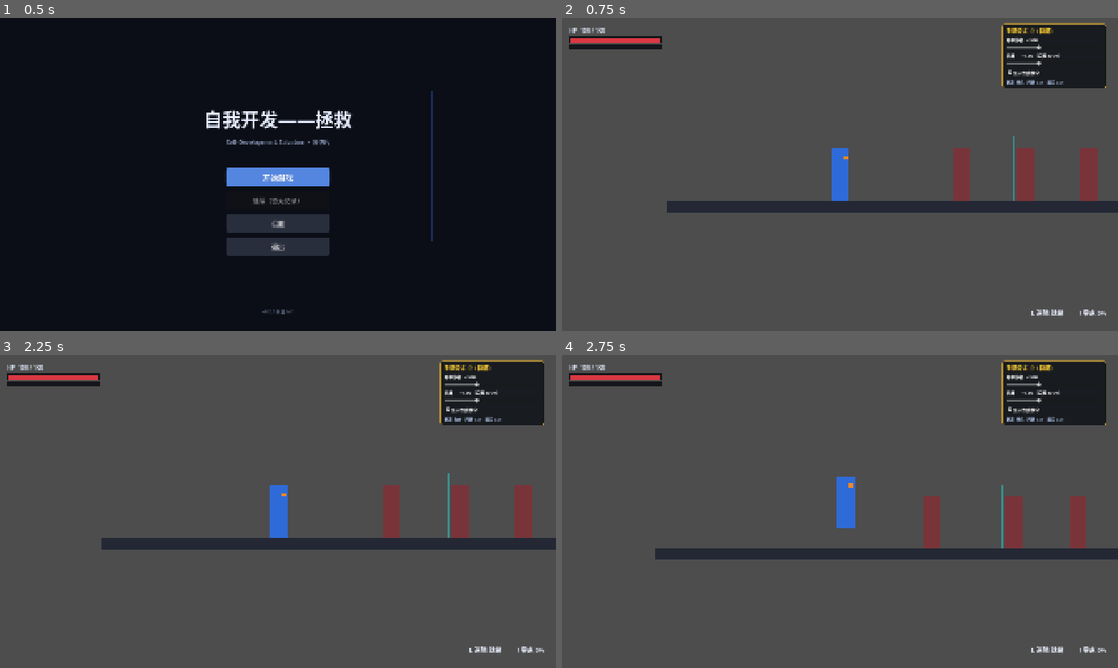
Above: before the commit, frames 1-4 (two rows, left to right).
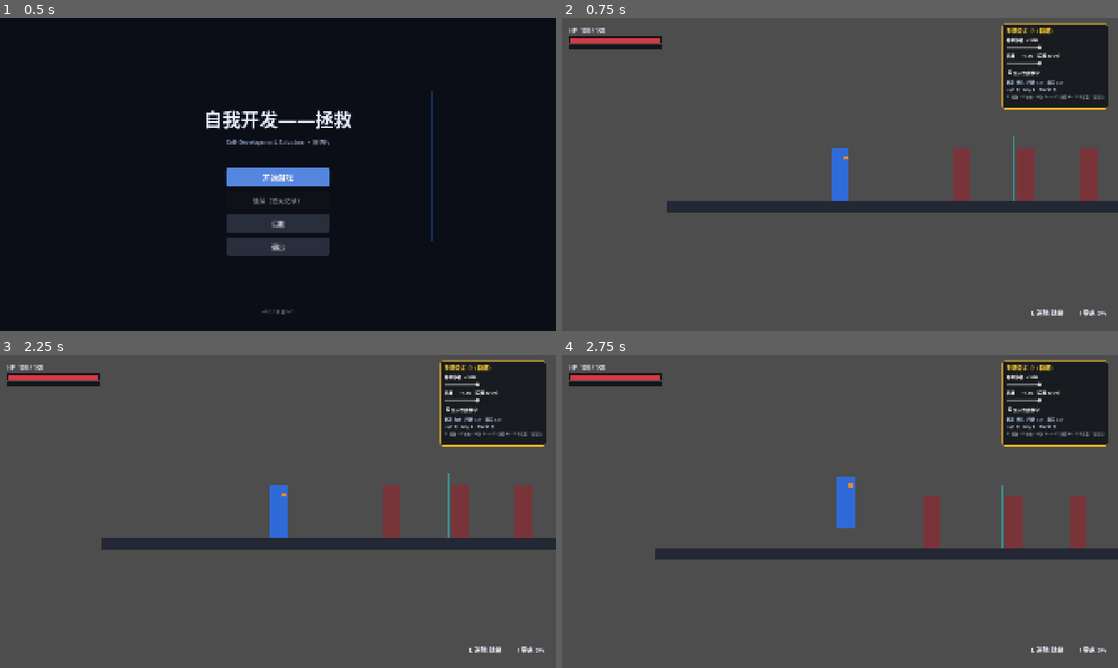
Above: after the commit, the same moments.

Repository: e-fity/self-development-salvation
Game: Godot game, scene res://scenes/ui/title.tscn
Two runs of this game, one before a commit and one after it. Both use one fixed random seed, a clock stepped at 60 frames per second and the inputs below.
Inputs (mouse positions are in pixels of both pictures, inside the frame that each line leads up to):
- Up to frame 1 (0.5 s): no input
- Up to frame 2 (0.75 s): click "开始游戏" at 0.5 s
- Up to frame 3 (2.25 s): click "显示伤害数字" at 1.25 s; tap Enter (ui_accept) at 2 s; move the mouse to (400, 495) at 2.02 s; hold D (move_right) from 2.03 s (still down); click (400, 495) at 2.1 s
- Up to frame 4 (2.75 s): keep holding D (move_right); tap Space (jump) at 2.27, 2.57 s; tap Shift (dodge) at 2.3 s

Frame 1 is identical in both runs. In frame 2, 1.3% of the frame differs, in the area x 79-99%, y 1-30%; in frame 3, 1.3%; in frame 4, 1.3%.

Commit message:
feat(debug): 增加 F2-F6 调试键、控制台与 0.15s 输入缓冲
新增 Debug 单例（无敌/冻结/判定盒、god/kill/warp 等命令），
调试面板接入 F2-F6 与反引号控制台；攻击缓冲改为 PRD 的 0.15s 窗口；
新增 docs/验收清单.md 把 PRD 10 条验收翻成可执行步骤。
冒烟 89 -> 106 条，check.py --godot 15/15。

Diff:
--- /dev/null
+++ b/game/autoload/debug_tools.gd
@@ -0,0 +1,113 @@
+extends Node
+## 调试开关（灰盒期专用）：只影响可玩性与显示，不写存档、不进评分
+## 快捷键 F2–F6 与控制台在 scenes/ui/debug_panel.gd 里绑定；命令解析也在这里，方便冒烟测试
+
+var invincible := false       # F2：玩家不掉血（仍会播受击表现？不会，直接忽略）
+var freeze_ai := false        # F5：木桩与 Boss 停止出招/移动
+var hitboxes_visible := false # F6：显示引擎碰撞形状（SceneTree.debug_collisions_hint）
+
+
+## 测试与重开时回到默认值
+func reset() -> void:
+	invincible = false
+	freeze_ai = false
+	set_hitboxes(false)
+
+
+func toggle_invincible() -> String:
+	invincible = not invincible
+	return "无敌：%s" % ("开" if invincible else "关")
+
+
+func toggle_freeze_ai() -> String:
+	freeze_ai = not freeze_ai
+	return "冻结 AI：%s" % ("开" if freeze_ai else "关")
+
+
+func toggle_hitboxes() -> String:
+	set_hitboxes(not hitboxes_visible)
+	return "判定盒：%s" % ("开" if hitboxes_visible else "关")
+
+
+func set_hitboxes(on: bool) -> void:
+	hitboxes_visible = on
+	var tree := get_tree()
+	if tree != null:
+		tree.debug_collisions_hint = on
+
+
+## 控制台入口：执行一行命令并返回要显示的文字；空行返回空串
+func run_command(line: String) -> String:
+	var parts := line.strip_edges().split(" ", false)
+	if parts.is_empty():
+		return ""
+	match parts[0].to_lower():
+		"god":
+			return toggle_invincible()
+		"freeze":
+			return toggle_freeze_ai()
+		"kill":
+			return kill_nearest()
+		"warp":
+			return warp_to_x(parts[1] if parts.size() > 1 else "")
+		"boss":
+			return warp_to_boss()
+		"help":
+			return "命令：god / freeze / kill / warp <x> / boss / help"
+		_:
+			return "未知命令：%s（输入 help）" % parts[0]
+
+
+## 把玩家传送到 x；非法数字返回提示
+func warp_to_x(text: String) -> String:
+	var player := get_player()
+	if player == null:
+		return "没有玩家"
+	if not text.is_valid_float():
+		return "用法：warp <x>，例如 warp 1600"
+	player.global_position = Vector2(text.to_float(), player.global_position.y)
+	player.velocity = Vector2.ZERO
+	return "已传送到 x=%.0f" % player.global_position.x
+
+
+## 秒杀离玩家最近的敌人/Boss；没有目标时给出提示
+func kill_nearest() -> String:
+	var target := nearest_enemy()
+	if target == null:
+		return "附近没有敌人"
+	target.take_hit(99999.0, 1, 0.0)
+	return "已秒杀 %s" % target.name
+
+
+## 传送到 Boss 面前 420px，方便反复试三阶段
+func warp_to_boss() -> String:
+	var player := get_player()
+	if player == null:
+		return "没有玩家"
+	var boss := get_tree().get_first_node_in_group("boss") as Node2D
+	if boss == null:
+		return "Boss 不在场"
+	player.global_position = boss.global_position + Vector2(-420.0, -80.0)
+	player.velocity = Vector2.ZERO
+	return "已传送到 Boss 前"
+
+
+func get_player() -> Node2D:
+	return get_tree().get_first_node_in_group("player") as Node2D
+
+
+## 就近取敌：木桩优先于 Boss（两者加起来的距离最小者）
+func nearest_enemy() -> Node2D:
+	var player := get_player()
+	if player == null:
+		return null
+	var best: Node2D = null
+	var best_dist := INF
+	for group in ["enemy", "boss"]:
+		for node in get_tree().get_nodes_in_group(group):
+			if node is Node2D and node.has_method("take_hit"):
+				var dist: float = (node as Node2D).global_position.distance_to(player.global_position)
+				if dist < best_dist:
+					best_dist = dist
+					best = node as Node2D
+	return best
--- a/game/project.godot
+++ b/game/project.godot
@@ -23,6 +23,7 @@
 Save="*res://autoload/save_system.gd"
 Settings="*res://autoload/settings_apply.gd"
 Audio="*res://autoload/audio.gd"
+Debug="*res://autoload/debug_tools.gd"
 
 [display]
 
--- a/game/scenes/enemies/boss.gd
+++ b/game/scenes/enemies/boss.gd
@@ -118,6 +118,11 @@
 		flash_poly.visible = true
 	else:
 		flash_poly.visible = false
+
+	if Debug.freeze_ai:
+		# 冻结 AI：重力/落地照常，停止计时与出招；解冻后至少留 0.5s 缓冲再出手
+		_atk_timer = maxf(_atk_timer, 0.5)
+		return
 
 	if _dead or _busy:
 		return
--- a/game/scenes/enemies/enemy_dummy.gd
+++ b/game/scenes/enemies/enemy_dummy.gd
@@ -42,6 +42,7 @@
 
 
 func _ready() -> void:
+	add_to_group("enemy")   # 调试工具（F3 秒杀 / 控制台 kill）按组找最近目标
 	_load_data()
 	hp = max_hp
 	flash.visible = false
@@ -104,6 +105,15 @@
 		# 刚被打飞的那一帧 is_on_floor() 还是上一帧的结果，不能立刻判定落地
 		_launched = false
 		print("[木桩] 落地")
+
+	if Debug.freeze_ai:
+		# 冻结 AI：保留重力与碰撞，停止走动/出手（解冻后从当前状态继续）
+		_walk_vx = 0.0
+		velocity.x = 0.0
+		_winding = false
+		_windup = 0.0
+		move_and_slide()
+		return
 
 	velocity.x = _knockback + _walk_vx
 	_knockback = move_toward(_knockback, 0.0, 1800.0 * delta)
--- a/game/scenes/player/player.gd
+++ b/game/scenes/player/player.gd
@@ -1,6 +1,8 @@
 extends CharacterBody2D
 ## 「蓝橙」：移动 / 跳跃 / 三连击 / 闪避 / 橙闪 / 逆鳞 / 零点（灰盒）
 ## 参数：PRD 4.3（帧数据）· 4.5（能量/无敌/霸体）· 5.2（技能）
+
+const BUFFER_WINDOW := 0.15   # 攻击输入缓冲窗口（秒）：硬直结束前 0.15s 内按才有效
 
 # ---------------- 数值（来自 data/player.json，Data 负责合并默认值） ----------------
 var fps := 15.0
@@ -323,7 +325,7 @@
 
 # ---------------- 受伤 / 死亡 ----------------
 func take_damage(amount: float, from_dir: int) -> void:
-	if _dead or invulnerable or _hurt_invuln > 0.0:
+	if _dead or Debug.invincible or invulnerable or _hurt_invuln > 0.0:
 		return
 	var dmg := amount
 	if _super_armor > 0.0:
@@ -520,7 +522,7 @@
 		return
 
 	# 只有地面三连才吃输入缓冲；空中要一按一段
-	if not _air_mode and _attack_pressed():
+	if _buffer_attack_if_late():
 		_buffered = true
 
 	if _state_time >= _atk_total:
@@ -534,6 +536,19 @@
 			_grace = combo_grace
 
 	move_and_slide()
+
+
+## 输入缓冲：只在硬直结束前 BUFFER_WINDOW 内接受攻击输入（PRD 5.3「0.15s」）
+## 提前乱按不算缓冲，避免「按早了反而自动接段」；空中攻击不参与缓冲
+func _buffer_attack_if_late() -> bool:
+	return _accepts_buffer(_attack_pressed())
+
+
+## 纯判断版本（不读 Input），便于冒烟测试直接驱动
+func _accepts_buffer(pressed: bool) -> bool:
+	if _air_mode or not pressed:
+		return false
+	return _state_time >= _atk_total - BUFFER_WINDOW
 
 
 # ---------------- 闪避 ----------------
--- a/game/scenes/ui/debug_panel.gd
+++ b/game/scenes/ui/debug_panel.gd
@@ -1,5 +1,7 @@
 extends CanvasLayer
-## 手感调试面板（灰盒期专用）：F1 显示 / 隐藏
+## 调试面板（灰盒期专用）：F1 显示 / 隐藏
+## F2 无敌 · F3 秒杀最近敌人 · F4 传送到 Boss 前 · F5 冻结 AI · F6 碰撞形状
+## `（反引号）打开控制台：god / freeze / kill / warp <x> / help
 ## 滑条改的是 Fx 里的倍率，改完立即生效，不用重启
 
 var _panel: PanelContainer
@@ -7,6 +9,9 @@
 var _shake_label: Label
 var _numbers_box: CheckBox
 var _status_label: Label
+var _console: LineEdit
+var _console_log: Label
+var _console_open := false
 var _player: Node
 
 
@@ -87,6 +92,26 @@
 	_status_label.add_theme_color_override("font_color", Color(0.75, 0.85, 1))
 	box.add_child(_status_label)
 
+	# 调试快捷键提示
+	var hint := Label.new()
+	hint.text = "F2 无敌 · F3 秒杀 · F4 到 Boss · F5 冻结 AI · F6 判定盒 · ` 控制台"
+	hint.add_theme_font_size_override("font_size", 12)
+	hint.add_theme_color_override("font_color", Color(0.62, 0.66, 0.72))
+	box.add_child(hint)
+
+	_console_log = Label.new()
+	_console_log.add_theme_font_size_override("font_size", 12)
+	_console_log.add_theme_color_override("font_color", Color(0.95, 0.85, 0.55))
+	box.add_child(_console_log)
+
+	_console = LineEdit.new()
+	_console.visible = false
+	_console.placeholder_text = "god / freeze / kill / warp <x> / help"
+	_console.custom_minimum_size = Vector2(320, 26)
+	_console.add_theme_font_size_override("font_size", 14)
+	_console.text_submitted.connect(_on_command)
+	box.add_child(_console)
+
 	_player = get_tree().get_first_node_in_group("player")
 	_update_labels()
 
@@ -95,8 +120,13 @@
 	if _status_label == null or not is_instance_valid(_player):
 		return
 	var state_name: String = _player.STATE_NAMES[_player.state]
-	_status_label.text = "状态 %s   闪避 %.1fs   橙闪 %.1fs" % [
-		state_name, _player.dodge_cd, _player.dash_cd]
+	_status_label.text = "状态 %s   闪避 %.1fs   橙闪 %.1fs\n无敌 %s   冻结 %s   判定盒 %s" % [
+		state_name, _player.dodge_cd, _player.dash_cd,
+		_on_off(Debug.invincible), _on_off(Debug.freeze_ai), _on_off(Debug.hitboxes_visible)]
+
+
+func _on_off(on: bool) -> String:
+	return "开" if on else "关"
 
 
 func _update_labels() -> void:
@@ -105,6 +135,53 @@
 
 
 func _unhandled_input(event: InputEvent) -> void:
-	if event is InputEventKey and event.pressed and not event.echo and event.keycode == KEY_F1:
-		visible = not visible
+	if not (event is InputEventKey) or not event.pressed or event.echo:
+		return
+	match event.keycode:
+		KEY_F1:
+			visible = not visible
+		KEY_F2:
+			Debug.toggle_invincible()
+		KEY_F3:
+			_console_log.text = Debug.kill_nearest()
+		KEY_F4:
+			_console_log.text = Debug.warp_to_boss()
+		KEY_F5:
+			Debug.toggle_freeze_ai()
+		KEY_F6:
+			_console_log.text = Debug.toggle_hitboxes()
+		_:
+			return
+	get_viewport().set_input_as_handled()
+
+
+## 控制台：` 开合，Esc 关闭；输入在 LineEdit 里，不抢游戏内的单键操作
+func _input(event: InputEvent) -> void:
+	if not (event is InputEventKey) or not event.pressed or event.echo:
+		return
+	if event.keycode == KEY_QUOTELEFT:
+		_toggle_console()
 		get_viewport().set_input_as_handled()
+	elif _console_open and event.keycode == KEY_ESCAPE:
+		_toggle_console()
+		get_viewport().set_input_as_handled()
+
+
+func _toggle_console() -> void:
+	_console_open = not _console_open
+	_console.visible = _console_open
+	if _console_open:
+		visible = true
+		_console.clear()
+		_console.grab_focus()
+	else:
+		_console.release_focus()
+		get_viewport().gui_release_focus()
+
+
+func _on_command(text: String) -> void:
+	var msg := Debug.run_command(text)
+	if not msg.is_empty():
+		_console_log.text = msg
+	_console.clear()
+	_console.grab_focus()
--- a/game/tests/smoke_test.gd
+++ b/game/tests/smoke_test.gd
@@ -9,11 +9,12 @@
 ##   Data     数值表加载 / 缺省兜底 / 类型兜底
 ##   Save     读写往返 / 坏档回落 / 战绩累积规则
 ##   Results  评价档位（S ≥ 90、A ≥ 70、否则 B）
-##   Player   受伤、无敌帧、数值来源
+##   Player   受伤、无敌帧、数值来源、输入缓冲窗口
 ##   Enemy    受击扣血、死亡标记
 ##   Level    战斗计时按 delta 累计、结算后停止
 ##   Boss     血量、阶段转换、转换期无敌与锁定出招、判定盒尺寸
 ##   Audio    BGM 走流内循环，不靠 finished 重播
+##   Debug    无敌 / 冻结 AI / 控制台命令 / 秒杀
 
 var _passed := 0
 var _failed := 0
@@ -32,6 +33,7 @@
 	_check_level()
 	await _check_boss()
 	_check_audio()
+	await _check_debug()
 
 	# 留一帧给延迟 free / tween / 计时器收尾，避免退出时报对象泄漏
 	await get_tree().create_timer(1.1, true, false, true).timeout
@@ -262,6 +264,18 @@
 	_check(is_equal_approx(player.visual.modulate.r, 1.0), "闪避中红闪到期后不再泛红")
 	await get_tree().create_timer(0.3, true, false, true).timeout
 	_check(is_equal_approx(player.visual.modulate.a, 1.0), "闪避结束后恢复不透明")
+
+	# 输入缓冲：只在硬直结束前 0.15s 内接受（PRD 5.3）
+	player.set("_air_mode", false)
+	player.set("_atk_total", 0.4)
+	player.set("_state_time", 0.1)
+	_check(not player.call("_accepts_buffer", true), "硬直早期按攻击不进缓冲")
+	player.set("_state_time", 0.3)
+	_check(bool(player.call("_accepts_buffer", true)), "结束前 0.15s 内按攻击进缓冲")
+	_check(not player.call("_accepts_buffer", false), "没有按键时不进缓冲")
+	player.set("_air_mode", true)
+	_check(not player.call("_accepts_buffer", true), "空中攻击不吃缓冲")
+	player.set("_air_mode", false)
 
 	player.queue_free()
 	await get_tree().process_frame
@@ -367,6 +381,59 @@
 				"BGM 使用流内前向循环"
 		)
 	Audio.stop_music()
+
+
+# ---------------- Debug ----------------
+func _check_debug() -> void:
+	print("[Debug] 调试开关与控制台")
+	Debug.reset()
+	_check(
+			not Debug.invincible and not Debug.freeze_ai and not Debug.hitboxes_visible,
+			"调试开关默认全关"
+	)
+	var player = load("res://scenes/player/player.tscn").instantiate()
+	player.position = Vector2(0, -200)
+	add_child(player)
+	await get_tree().physics_frame
+	_check(player != null, "测试场景里有玩家")
+
+	# F2 无敌：开启后 take_damage 直接返回
+	if player != null:
+		var hp_before := float(player.hp)
+		Debug.invincible = true
+		player.take_damage(99.0, 1)
+		_check_eq(float(player.hp), hp_before, "无敌开启后不掉血")
+		Debug.invincible = false
+
+	# F5 冻结 AI：木桩不推进冷却、不走动
+	var dummy = load("res://scenes/enemies/enemy_dummy.tscn").instantiate()
+	dummy.position = Vector2(600, -100)
+	add_child(dummy)
+	await get_tree().physics_frame
+	dummy.set("_atk_cd", 5.0)
+	Debug.freeze_ai = true
+	dummy.call("_physics_process", 0.1)
+	_check_eq(float(dummy.get("_atk_cd")), 5.0, "冻结 AI 时不推进攻击冷却")
+	_check(is_zero_approx(float(dummy.velocity.x)), "冻结 AI 时不走动")
+	Debug.freeze_ai = false
+
+	# 控制台：warp 改坐标、非法参数与未知命令有提示
+	_check_eq(Debug.warp_to_x("1234"), "已传送到 x=1234", "warp 命令移动玩家")
+	if player != null:
+		_check(is_equal_approx(player.global_position.x, 1234.0), "玩家 x 变为 1234")
+	_check(Debug.warp_to_x("abc").begins_with("用法："), "warp 非法参数被拒绝")
+	_check(Debug.run_command("help").begins_with("命令："), "help 列出命令")
+	_check(Debug.run_command("nope").begins_with("未知命令"), "未知命令给出提示")
+	_check(Debug.warp_to_boss() == "Boss 不在场", "场景无 Boss 时传送有提示")
+
+	# F3 秒杀：木桩在附近时 kill 生效
+	_check(Debug.run_command("kill").begins_with("已秒杀"), "kill 命中最近敌人")
+	_check(bool(dummy.get("_dead")), "被秒杀的木桩进入死亡")
+
+	Debug.reset()
+	dummy.queue_free()
+	player.queue_free()
+	await get_tree().process_frame
 
 
 # ---------------- 测试辅助 ----------------
Not shown, changed: docs/代码审查报告.md
Not shown, changed: docs/代码规约.md
Not shown, changed: docs/工程规范.md
Not shown, changed: docs/架构与逻辑说明.md
Not shown, added: docs/验收清单.md
